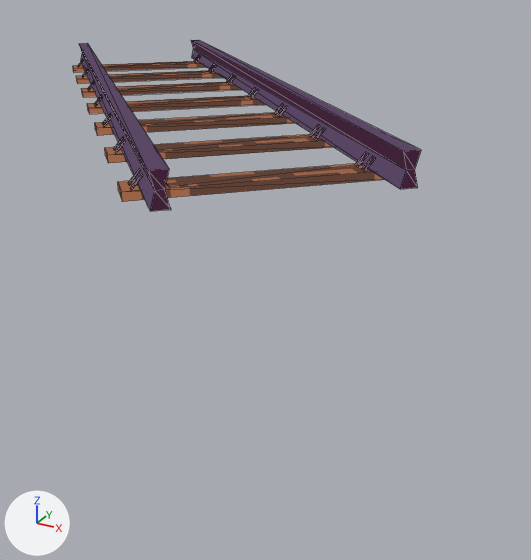
An edit to the glTF model res/trains/track_diagonal.glb, drawn before and after from the same camera.
Rendered twice from a camera (50 mm lens) standing at (4.49, -6.44, 1.44) and looking at (0.92, 0.06, -1.81). Every picture has the same lights, and +X, +Y and +Z are marked at lower left. Mesh edges are drawn as thin lines. Where no turn or scale is listed for an object, it has been applied to the vertices. Vertices at the same position are counted once.

Names of what the first picture shows: 'track_diagonal'.
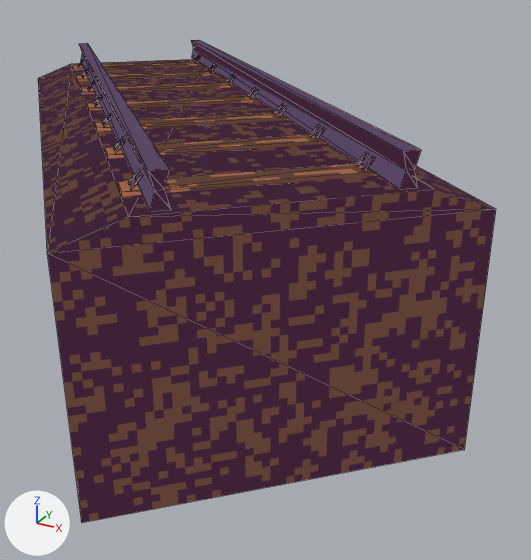
What differs and where, as boxes [x1, y1, x2, y2] in the pictures (531 x 560 px):
'track_diagonal', reshaped (32% wider, 181% taller): before [73, 40, 421, 211]; after [38, 40, 496, 523]
part 1 of me_cube_002, added: after [38, 59, 496, 523]

The change, as a list of edits to the scene's bpy script:
```text
Change me_cube_002:
    used by ob_track_diagonal; location = (0.0, 0.0, 0.0)
    remove me_cube_002.from_pydata(...)  # 304 vertices, 222 faces; spans x -3.12..3.12, y -3.12..3.12, z 0.0..0.31
    add me_cube_002.from_pydata(...)  # 316 vertices, 240 faces; spans x -3.55..3.55, y -3.55..3.55, z -2.15..0.31
    me_cube_002 part 1
    6 vertices are added at (-3.55, 1.45, -2.15), (-3.21, 1.79, 0.04), (-1.45, 3.55, -2.15), (-1.79, 3.21, 0.04), (-3.55, 1.45, -0.14), (-1.45, 3.55, -0.14)
    6 new vertices lie (5.0, -5.0, 0.0) away from vertices in x -3.55..-1.45, y 1.45..3.55, z -2.15..0.04
    18 new faces join them
```
